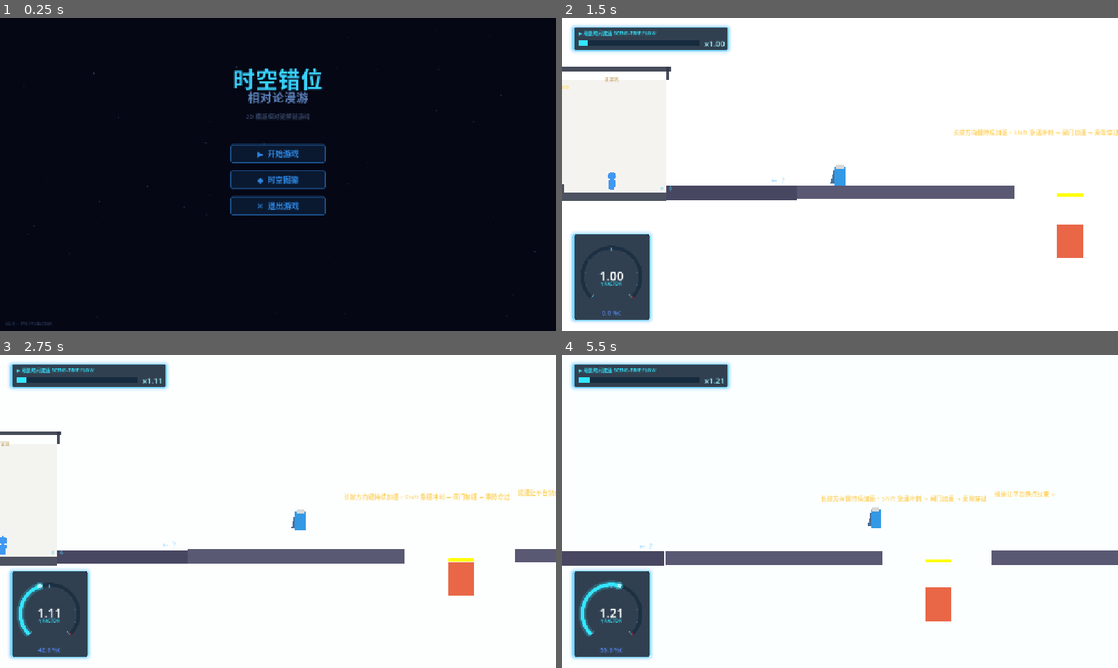
Above: before the commit, frames 1-4 (two rows, left to right).
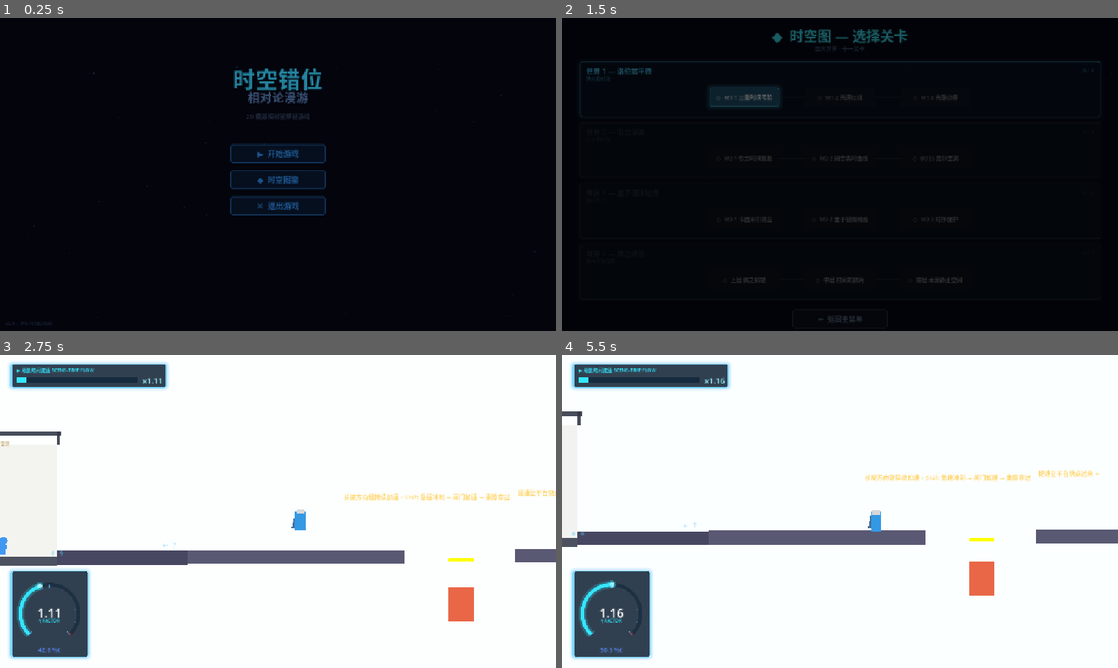
Above: after the commit, the same moments.

Repository: moss-550-w/Relativity-Puzzle
Game: Godot game, scene res://scenes/ui/main_menu.tscn
Same seed, same stepped clock (60 frames per second), same inputs: the game is played once before the commit and once after it.
Inputs (mouse positions are in pixels of both pictures, inside the frame that each line leads up to):
- Up to frame 1 (0.25 s): no input
- Up to frame 2 (1.5 s): click "▶ 开始游戏" at 0.5 s; click (745, 96) at 1.25 s, where only the run after the commit has a clickable "◇ M1-1 三重时间考验"
- Up to frame 3 (2.75 s): hold D (move_right) from 2.03 s (still down); hold Space (jump) from 2.03 s (still down)
- Up to frame 4 (5.5 s): release Space (jump) at 2.78 s; tap F (grab) at 2.85 s; tap Space (jump) at 3.02, 3.05, 3.32, 4.52, 4.55, 4.82 s; release D (move_right) at 3.53 s; hold A (move_left) 3.53-4.28 s; hold Space (jump) 3.53-4.28 s; tap E (observe) at 3.6 s; hold D (move_right) from 4.28 s (still down); tap Shift (sprint) at 4.35 s; hold Space (jump) from 5.03 s (still down)

The runs differ from the first frame. In frame 1, 1.9% of the frame differs, in the area x 5-93%, y 16-99%; in frame 2, 100%, in the area x 0-100%, y 0-100%; in frame 3, 1.3%; in frame 4, 9.7%.

Commit message:
feat: 添加关卡选择系统与场景过渡管理器
1. 新增全局场景过渡管理器TransitionLayer，统一实现场景切换淡入淡出效果
2. 完成关卡选择界面所有功能：世界面板、关卡按钮、进度追踪、星空背景
3. 重构全局游戏状态管理，添加关卡注册表、进度解锁/完成追踪逻辑
4. 更新主菜单、关卡结束界面、暂停菜单的场景跳转逻辑，统一使用过渡管理器
5. 更新设计文档标记关卡选择/过渡功能完成

Diff:
--- a/project.godot
+++ b/project.godot
@@ -24,6 +24,7 @@
 AudioManager="*res://scripts/autoload/audio_manager.gd"
 PlayerMetrics="*res://scripts/autoload/player_metrics.gd"
 EntropySystem="*res://scripts/autoload/entropy_system.gd"
+TransitionLayer="*res://scripts/autoload/transition_layer.gd"
 
 [display]
 
--- /dev/null
+++ b/scenes/ui/level_select.gd
@@ -0,0 +1,312 @@
+extends Control
+## 关卡选择界面 — 四大世界 · 十一关卡
+## 程序化构建：星空背景、世界面板、关卡按钮、进度标记
+
+
+const C_CYAN := Color(0.2, 0.9, 1.0)
+const C_GOLD := Color(1.0, 0.85, 0.3)
+const C_DIM := Color(0.25, 0.28, 0.35, 0.5)
+const C_PANEL_BG := Color(0.03, 0.07, 0.12, 0.82)
+const C_PANEL_EDGE := Color(0.2, 0.8, 1.0, 0.4)
+
+var _particles: Array = []
+var _t: float = 0.0
+
+
+func _ready() -> void:
+	_build_background()
+	_build_title()
+	_build_world_panels()
+	_build_back_button()
+	TransitionLayer.fade_in()
+
+
+func _process(delta: float) -> void:
+	_t += delta
+	for dot in _particles:
+		var speed: float = dot.get_meta("speed", 15.0)
+		var phase: float = dot.get_meta("phase", 0.0)
+		dot.position.y += speed * delta
+		if dot.position.y > 730:
+			dot.position.y = -10
+		dot.modulate.a = 0.12 + absf(sin(_t * 1.8 + phase)) * 0.3
+
+
+# ============================================================
+# 星空背景
+# ============================================================
+
+func _build_background() -> void:
+	var bg := ColorRect.new()
+	bg.name = "Background"
+	bg.set_anchors_preset(PRESET_FULL_RECT)
+	bg.color = Color(0.02, 0.03, 0.08, 1.0)
+	add_child(bg)
+
+	for i in 50:
+		var dot := ColorRect.new()
+		dot.size = Vector2(randf_range(1.5, 3.5), randf_range(1.5, 3.5))
+		dot.position = Vector2(randf_range(0, 1280), randf_range(0, 720))
+		dot.color = Color(0.5, 0.7, 1.0, randf_range(0.1, 0.5))
+		dot.mouse_filter = MOUSE_FILTER_IGNORE
+		dot.set_meta("speed", randf_range(6.0, 20.0))
+		dot.set_meta("phase", randf() * TAU)
+		_particles.append(dot)
+		add_child(dot)
+
+
+# ============================================================
+# 标题
+# ============================================================
+
+func _build_title() -> void:
+	var title := Label.new()
+	title.name = "Title"
+	title.text = "◆  时空图 — 选择关卡"
+	title.horizontal_alignment = HORIZONTAL_ALIGNMENT_CENTER
+	title.set_anchors_preset(PRESET_CENTER_TOP)
+	title.position = Vector2(-350, 16)
+	title.size = Vector2(700, 48)
+	title.add_theme_font_size_override("font_size", 32)
+	title.add_theme_color_override("font_color", C_CYAN)
+	add_child(title)
+
+	var subtitle := Label.new()
+	subtitle.name = "Subtitle"
+	subtitle.text = "四大世界 · 十一关卡"
+	subtitle.horizontal_alignment = HORIZONTAL_ALIGNMENT_CENTER
+	subtitle.set_anchors_preset(PRESET_CENTER_TOP)
+	subtitle.position = Vector2(-350, 60)
+	subtitle.size = Vector2(700, 24)
+	subtitle.add_theme_font_size_override("font_size", 13)
+	subtitle.add_theme_color_override("font_color", Color(0.4, 0.6, 0.8, 0.5))
+	add_child(subtitle)
+
+	# 标题呼吸脉冲
+	var glow_tween := create_tween()
+	glow_tween.set_loops()
+	glow_tween.tween_property(title, "theme_override_colors/font_color", Color(0.4, 1.0, 1.0, 1.0), 2.0)
+	glow_tween.tween_property(title, "theme_override_colors/font_color", C_CYAN, 2.0)
+
+
+# ============================================================
+# 世界面板
+# ============================================================
+
+func _build_world_panels() -> void:
+	var worlds: Array = GameState.LEVEL_REGISTRY.keys()
+	worlds.sort()
+
+	for wi in worlds.size():
+		var world: int = worlds[wi] as int
+		var data: Dictionary = GameState.LEVEL_REGISTRY[world]
+		var unlocked: bool = GameState.is_world_unlocked(world)
+		var y: float = 100.0 + wi * 140.0
+		_build_world_panel(world, data, unlocked, y)
+
+
+func _build_world_panel(world: int, data: Dictionary, unlocked: bool, y_pos: float) -> void:
+	var col: Color = data.get("color", C_CYAN)
+	if not unlocked:
+		col = C_DIM
+
+	# 面板背景
+	var panel := Panel.new()
+	panel.name = "WorldPanel_%d" % world
+	panel.position = Vector2(40, y_pos)
+	panel.size = Vector2(1200, 128)
+	var psb := StyleBoxFlat.new()
+	psb.bg_color = C_PANEL_BG
+	psb.border_color = Color(col.r, col.g, col.b, 0.3)
+	psb.set_border_width_all(1)
+	psb.border_width_left = 3
+	psb.set_corner_radius_all(6)
+	psb.shadow_color = Color(col.r, col.g, col.b, 0.1)
+	psb.shadow_size = 8
+	panel.add_theme_stylebox_override("panel", psb)
+	add_child(panel)
+
+	# 世界名称 + 副标题
+	var name_label := Label.new()
+	name_label.text = "世界 %d — %s" % [world, data.get("name", "???")]
+	name_label.position = Vector2(16, 10)
+	name_label.size = Vector2(400, 22)
+	name_label.add_theme_font_size_override("font_size", 16)
+	if unlocked:
+		name_label.add_theme_color_override("font_color", col)
+	else:
+		name_label.add_theme_color_override("font_color", C_DIM)
+	panel.add_child(name_label)
+
+	var sub_label := Label.new()
+	sub_label.text = data.get("subtitle", "")
+	sub_label.position = Vector2(16, 30)
+	sub_label.size = Vector2(300, 16)
+	sub_label.add_theme_font_size_override("font_size", 11)
+	sub_label.add_theme_color_override("font_color", Color(col.r, col.g, col.b, 0.45))
+	panel.add_child(sub_label)
+
+	# 进度统计（右上角）
+	var completed_count := _count_completed_in_world(world)
+	var total_count: int = (data.get("levels", []) as Array).size()
+	var stats := Label.new()
+	stats.text = "%d / %d" % [completed_count, total_count]
+	stats.position = Vector2(1120, 12)
+	stats.size = Vector2(64, 18)
+	stats.horizontal_alignment = HORIZONTAL_ALIGNMENT_RIGHT
+	stats.add_theme_font_size_override("font_size", 12)
+	stats.add_theme_color_override("font_color", col if completed_count == total_count else Color(col.r, col.g, col.b, 0.4))
+	panel.add_child(stats)
+
+	# 关卡按钮
+	var levels: Array = data.get("levels", [])
+	if levels.is_empty():
+		return
+
+	var btn_width: float = 160.0
+	var btn_height: float = 44.0
+	var total_btn_width: float = levels.size() * btn_width + (levels.size() - 1) * 60.0
+	var start_x: float = (1200.0 - total_btn_width) / 2.0
+
+	for li in levels.size():
+		var lv: Dictionary = levels[li]
+		var lv_id: int = lv["id"]
+		var lv_completed: bool = GameState.is_level_completed(world, lv_id)
+		var lv_unlocked: bool = GameState.is_level_unlocked(world, lv_id)
+		var bx: float = start_x + li * (btn_width + 60.0)
+		var by: float = 60.0
+
+		_build_level_button(panel, world, lv, lv_completed, lv_unlocked, col, bx, by, btn_width, btn_height)
+
+		# 连接线（非最后一个）
+		if li < levels.size() - 1:
+			var line := ColorRect.new()
+			line.name = "Line_%d" % li
+			line.position = Vector2(bx + btn_width, by + btn_height / 2.0 - 1.0)
+			line.size = Vector2(60.0, 2.0)
+			line.color = Color(col.r, col.g, col.b, 0.3) if lv_completed else Color(0.2, 0.24, 0.3, 0.3)
+			line.mouse_filter = MOUSE_FILTER_IGNORE
+			panel.add_child(line)
+
+
+func _build_level_button(panel: Panel, world: int, lv: Dictionary, completed: bool, unlocked: bool, world_col: Color, x: float, y: float, w: float, h: float) -> void:
+	var btn := Button.new()
+	btn.name = "LevelBtn_%d_%d" % [world, lv["id"]]
+	btn.position = Vector2(x, y)
+	btn.size = Vector2(w, h)
+	btn.add_theme_font_size_override("font_size", 13)
+
+	var icon: String
+	var label_col: Color
+	if completed:
+		icon = "◆"
+		label_col = C_GOLD
+	elif unlocked:
+		icon = "◇"
+		label_col = Color(0.5, 0.9, 1.0, 0.85)
+	else:
+		icon = "◇"
+		label_col = C_DIM
+
+	btn.text = "%s  %s" % [icon, lv.get("name", "???")]
+
+	# 样式
+	var sb := StyleBoxFlat.new()
+	if completed:
+		sb.bg_color = Color(world_col.r, world_col.g, world_col.b, 0.08)
+		sb.border_color = C_GOLD
+	elif unlocked:
+		sb.bg_color = Color(world_col.r, world_col.g, world_col.b, 0.06)
+		sb.border_color = Color(world_col.r, world_col.g, world_col.b, 0.45)
+	else:
+		sb.bg_color = Color(0.04, 0.05, 0.08, 0.5)
+		sb.border_color = Color(0.15, 0.18, 0.22, 0.3)
+	sb.set_border_width_all(1)
+	sb.set_corner_radius_all(4)
+	btn.add_theme_stylebox_override("normal", sb)
+
+	var sb_h := StyleBoxFlat.new()
+	if completed:
+		sb_h.bg_color = Color(world_col.r, world_col.g, world_col.b, 0.18)
+		sb_h.border_color = C_GOLD
+	elif unlocked:
+		sb_h.bg_color = Color(world_col.r, world_col.g, world_col.b, 0.15)
+		sb_h.border_color = Color(world_col.r, world_col.g, world_col.b, 0.75)
+	else:
+		sb_h.bg_color = Color(0.04, 0.05, 0.08, 0.5)
+		sb_h.border_color = Color(0.15, 0.18, 0.22, 0.3)
+	sb_h.set_border_width_all(1)
+	sb_h.set_corner_radius_all(4)
+	sb_h.shadow_color = Color(world_col.r, world_col.g, world_col.b, 0.25)
+	sb_h.shadow_size = 10
+	btn.add_theme_stylebox_override("hover", sb_h)
+
+	btn.add_theme_color_override("font_color", label_col)
+	btn.add_theme_color_override("font_hover_color", Color(1, 1, 1, 1))
+
+	if unlocked:
+		btn.pressed.connect(_on_level_pressed.bind(lv["scene"], world, lv["id"]))
+	else:
+		btn.disabled = true
+
+	panel.add_child(btn)
+
+
+func _on_level_pressed(scene_path: String, world: int, level: int) -> void:
+	GameState.current_world = world
+	GameState.current_level = level
+	TransitionLayer.transition_to(scene_path)
+
+
+# ============================================================
+# 返回按钮
+# ============================================================
+
+func _build_back_button() -> void:
+	var btn := Button.new()
+	btn.text = "←  返回主菜单"
+	btn.set_anchors_preset(PRESET_CENTER_BOTTOM)
+	btn.position = Vector2(-110, -50)
+	btn.size = Vector2(220, 44)
+	btn.add_theme_font_size_override("font_size", 16)
+
+	var col := Color(0.5, 0.5, 0.6)
+	var sb := StyleBoxFlat.new()
+	sb.bg_color = Color(col.r, col.g, col.b, 0.08)
+	sb.border_color = Color(col.r, col.g, col.b, 0.3)
+	sb.set_border_width_all(2)
+	sb.set_corner_radius_all(6)
+	btn.add_theme_stylebox_override("normal", sb)
+
+	var sb_h := StyleBoxFlat.new()
+	sb_h.bg_color = Color(col.r, col.g, col.b, 0.2)
+	sb_h.border_color = Color(col.r, col.g, col.b, 0.6)
+	sb_h.set_border_width_all(2)
+	sb_h.set_corner_radius_all(6)
+	sb_h.shadow_color = Color(col.r, col.g, col.b, 0.2)
+	sb_h.shadow_size = 10
+	btn.add_theme_stylebox_override("hover", sb_h)
+
+	btn.add_theme_color_override("font_color", Color(0.5, 0.6, 0.7, 0.7))
+	btn.add_theme_color_override("font_hover_color", Color(1, 1, 1, 1))
+
+	btn.pressed.connect(func(): TransitionLayer.transition_to("res://scenes/ui/main_menu.tscn"))
+	add_child(btn)
+
+
+# ============================================================
+# 输入
+# ============================================================
+
+func _unhandled_input(event: InputEvent) -> void:
+	if event.is_action_pressed("ui_cancel"):
+		TransitionLayer.transition_to("res://scenes/ui/main_menu.tscn")
+
+
+# ============================================================
+# 工具
+# ============================================================
+
+func _count_completed_in_world(world: int) -> int:
+	var arr: Array = GameState.completed_levels.get(world, []) as Array
+	return arr.size()
--- /dev/null
+++ b/scenes/ui/level_select.tscn
@@ -0,0 +1,12 @@
+[gd_scene load_steps=2 format=3 uid="uid://level_select"]
+
+[ext_resource type="Script" path="res://scenes/ui/level_select.gd" id="1_script"]
+
+[node name="LevelSelect" type="Control"]
+layout_mode = 3
+anchors_preset = 15
+anchor_right = 1.0
+anchor_bottom = 1.0
+grow_horizontal = 2
+grow_vertical = 2
+script = ExtResource("1_script")
--- a/scenes/ui/main_menu.gd
+++ b/scenes/ui/main_menu.gd
@@ -44,6 +44,7 @@
 	_build_buttons()
 	_build_codex_panel()
 	_build_version()
+	TransitionLayer.fade_in()
 
 
 # ============================================================
@@ -534,7 +535,7 @@
 # ============================================================
 
 func _on_start() -> void:
-	get_tree().change_scene_to_file("res://scenes/world_1_lorentz/level_1_1.tscn")
+	TransitionLayer.transition_to("res://scenes/ui/level_select.tscn")
 
 
 func _on_quit() -> void:
--- a/scenes/world_1_lorentz/level_base.gd
+++ b/scenes/world_1_lorentz/level_base.gd
@@ -36,6 +36,7 @@
 	GameState.puzzle_reset.connect(_on_puzzle_reset)
 	GameState.level_completed.connect(_on_level_completed)
 	_on_level_ready()
+	TransitionLayer.fade_in()
 
 
 ## 子类钩子：所有基础设施就绪后调用
@@ -131,6 +132,9 @@
 	_reset_level()
 
 
+var _complete_layer: CanvasLayer = null
+
+
 func _on_level_completed(_name: String) -> void:
 	if _level_done:
 		return
@@ -138,22 +142,102 @@
 	if _player and _player.has_method("set_frozen"):
 		_player.set_frozen(true)
 
-	var full := complete_text
-	if next_level_path != "":
-		full += "\n\n按 空格 进入下一关"
-
+	var next_level: Dictionary = GameState.get_next_level(GameState.current_world, GameState.current_level)
+
+	_complete_layer = CanvasLayer.new()
+	_complete_layer.name = "CompleteLayer"
+	_complete_layer.layer = 100
+	_complete_layer.process_mode = Node.PROCESS_MODE_ALWAYS
+	add_child(_complete_layer)
+
+	# 半透明遮罩
+	var overlay := ColorRect.new()
+	overlay.set_anchors_preset(Control.PRESET_FULL_RECT)
+	overlay.color = Color(0.0, 0.0, 0.0, 0.6)
+	overlay.mouse_filter = Control.MOUSE_FILTER_STOP
+	_complete_layer.add_child(overlay)
+
+	# 面板
+	var panel := Panel.new()
+	panel.name = "CompletePanel"
+	panel.position = Vector2(340, 160)
+	panel.size = Vector2(600, 400)
+	var psb := StyleBoxFlat.new()
+	psb.bg_color = Color(0.03, 0.06, 0.14, 0.95)
+	psb.border_color = Color(0.2, 0.8, 1.0, 0.6)
+	psb.set_border_width_all(2)
+	psb.border_width_left = 4
+	psb.set_corner_radius_all(10)
+	psb.shadow_color = Color(0.1, 0.6, 1.0, 0.25)
+	psb.shadow_size = 20
+	panel.add_theme_stylebox_override("panel", psb)
+	_complete_layer.add_child(panel)
+
+	# 标题
+	var title := Label.new()
+	title.text = "◆  关卡完成"
+	title.position = Vector2(0, 30)
+	title.size = Vector2(600, 40)
+	title.horizontal_alignment = HORIZONTAL_ALIGNMENT_CENTER
+	title.add_theme_font_size_override("font_size", 30)
+	title.add_theme_color_override("font_color", Color(0.2, 0.8, 1.0, 1.0))
+	panel.add_child(title)
+
+	# 完成文案
 	var msg := Label.new()
-	msg.text = full
+	msg.text = complete_text
+	msg.position = Vector2(40, 85)
+	msg.size = Vector2(520, 40)
 	msg.horizontal_alignment = HORIZONTAL_ALIGNMENT_CENTER
-	msg.vertical_alignment = VERTICAL_ALIGNMENT_CENTER
-	msg.add_theme_font_size_override("font_size", 36)
+	msg.add_theme_font_size_override("font_size", 20)
 	msg.add_theme_color_override("font_color", Color.GOLD)
-	msg.set_anchors_and_offsets_preset(Control.PRESET_FULL_RECT)
-
-	var layer := CanvasLayer.new()
-	layer.layer = 100
-	layer.add_child(msg)
-	add_child(layer)
+	panel.add_child(msg)
+
+	# 按钮
+	var btn_y := 160.0
+	var btns: Array = []
+
+	if not next_level.is_empty():
+		btns.append({"text": "▶  下一关", "cb": func():
+			GameState.current_world = next_level.get("world", GameState.current_world)
+			GameState.current_level = next_level["id"]
+			TransitionLayer.transition_to(next_level["scene"])
+		})
+
+	btns.append({"text": "↺  重新挑战", "cb": func():
+		if _complete_layer:
+			_complete_layer.queue_free()
+			_complete_layer = null
+		_level_done = false
+		GameState.reset_current_puzzle()
+	})
+
+	btns.append({"text": "◆  返回选关", "cb": func():
+		TransitionLayer.transition_to("res://scenes/ui/level_select.tscn")
+	})
+
+	for i in btns.size():
+		var btn := Button.new()
+		btn.text = btns[i]["text"]
+		btn.position = Vector2(190, btn_y + i * 60)
+		btn.size = Vector2(220, 44)
+		btn.add_theme_font_size_override("font_size", 17)
+		btn.pressed.connect(btns[i]["cb"])
+		_pause_style_btn(btn)
+		panel.add_child(btn)
+
+	# 底部提示
+	var hint := Label.new()
+	if not next_level.is_empty():
+		hint.text = "按 空格 进入下一关"
+	else:
+		hint.text = "恭喜！你已完成本世界全部关卡"
+	hint.position = Vector2(0, 360)
+	hint.size = Vector2(600, 20)
+	hint.horizontal_alignment = HORIZONTAL_ALIGNMENT_CENTER
+	hint.add_theme_font_size_override("font_size", 11)
+	hint.add_theme_color_override("font_color", Color(0.3, 0.5, 0.7, 0.5))
+	panel.add_child(hint)
 
 
 func _unhandled_input(event: InputEvent) -> void:
@@ -162,10 +246,13 @@
 		_toggle_pause()
 		return
 
-	# 完成后按跳跃键进入下一关
-	if _level_done and next_level_path != "" and event.is_action_pressed("jump"):
-		GameState.current_level += 1
-		get_tree().change_scene_to_file(next_level_path)
+	# 完成后按跳跃/空格进入下一关
+	if _level_done and event.is_action_pressed("jump"):
+		var next_level: Dictionary = GameState.get_next_level(GameState.current_world, GameState.current_level)
+		if not next_level.is_empty():
+			GameState.current_world = next_level.get("world", GameState.current_world)
+			GameState.current_level = next_level["id"]
+			TransitionLayer.transition_to(next_level["scene"])
 
 
 # ============================================================
@@ -235,7 +322,7 @@
 	var btns := [
 		{"text": "▶  继续游戏", "cb": func(): _toggle_pause()},
 		{"text": "↺  重新开始", "cb": func(): _toggle_pause(); GameState.reset_current_puzzle()},
-		{"text": "🏠  返回主菜单", "cb": func(): _toggle_pause(); get_tree().change_scene_to_file("res://scenes/ui/main_menu.tscn")},
+		{"text": "🏠  返回选关", "cb": func(): _toggle_pause(); TransitionLayer.transition_to("res://scenes/ui/level_select.tscn")},
 	]
 	for i in btns.size():
 		var btn := Button.new()
@@ -299,9 +386,16 @@
 
 func _reset_level() -> void:
 	TimeManager.reset()
+	# 清理完成面板
+	if _complete_layer:
+		_complete_layer.queue_free()
+		_complete_layer = null
+	_level_done = false
 	if _player:
 		_player.velocity = Vector2.ZERO
 		_player.global_position = player_spawn
+		if _player.has_method("set_frozen"):
+			_player.set_frozen(false)
 	for node in _resettables:
 		if is_instance_valid(node) and node.has_method("reset_state"):
 			node.reset_state()
--- a/scenes/world_4_entropy/level_4_bottom.gd
+++ b/scenes/world_4_entropy/level_4_bottom.gd
@@ -97,6 +97,10 @@
 	if _idle_time < 120.0:
 		return
 	_ending_triggered = true
+
+	# 标记底层关卡完成
+	GameState.mark_level_completed(GameState.current_world, GameState.current_level)
+
 	var ending: int = PlayerMetrics.determine_ending()
 
 	if _player and _player.has_method("set_frozen"):
@@ -112,6 +116,19 @@
 		_:
 			ending_text = "[ 奔赴未来 ]\n\n你选择向前。\n未来永远是开放的。"
 
+	var layer := CanvasLayer.new()
+	layer.name = "EndingLayer"
+	layer.layer = 100
+	layer.process_mode = Node.PROCESS_MODE_ALWAYS
+	add_child(layer)
+
+	# 半透明遮罩
+	var overlay := ColorRect.new()
+	overlay.set_anchors_preset(Control.PRESET_FULL_RECT)
+	overlay.color = Color(0.0, 0.0, 0.0, 0.7)
+	overlay.mouse_filter = Control.MOUSE_FILTER_STOP
+	layer.add_child(overlay)
+
 	var msg := Label.new()
 	msg.text = ending_text
 	msg.horizontal_alignment = HORIZONTAL_ALIGNMENT_CENTER
@@ -119,8 +136,30 @@
 	msg.set_anchors_preset(Control.PRESET_FULL_RECT)
 	msg.add_theme_font_size_override("font_size", 36)
 	msg.add_theme_color_override("font_color", Color.GOLD)
+	layer.add_child(msg)
 
-	var layer := CanvasLayer.new()
-	layer.layer = 100
-	layer.add_child(msg)
-	add_child(layer)
+	# 返回按钮
+	var btn := Button.new()
+	btn.text = "◆  返回时空图"
+	btn.set_anchors_preset(Control.PRESET_CENTER_BOTTOM)
+	btn.position = Vector2(-110, -60)
+	btn.size = Vector2(220, 44)
+	btn.add_theme_font_size_override("font_size", 16)
+	var sb := StyleBoxFlat.new()
+	sb.bg_color = Color(0.03, 0.06, 0.14, 0.9)
+	sb.border_color = Color(0.2, 0.8, 1.0, 0.5)
+	sb.set_border_width_all(2)
+	sb.set_corner_radius_all(6)
+	btn.add_theme_stylebox_override("normal", sb)
+	var sb_h := StyleBoxFlat.new()
+	sb_h.bg_color = Color(0.06, 0.12, 0.22, 0.95)
+	sb_h.border_color = Color(0.2, 0.8, 1.0, 0.8)
+	sb_h.set_border_width_all(2)
+	sb_h.set_corner_radius_all(6)
+	sb_h.shadow_color = Color(0.1, 0.6, 1.0, 0.3)
+	sb_h.shadow_size = 12
+	btn.add_theme_stylebox_override("hover", sb_h)
+	btn.add_theme_color_override("font_color", Color(0.2, 0.8, 1.0, 0.8))
+	btn.add_theme_color_override("font_hover_color", Color.WHITE)
+	btn.pressed.connect(func(): TransitionLayer.transition_to("res://scenes/ui/level_select.tscn"))
+	layer.add_child(btn)
--- a/scripts/autoload/game_state.gd
+++ b/scripts/autoload/game_state.gd
@@ -1,6 +1,6 @@
 extends Node
 ## GameState — 游戏全局状态管理
-## 当前世界/关卡索引、暂停、谜题重置信号
+## 当前世界/关卡索引、暂停、谜题重置信号、进度追踪、关卡注册表
 
 
 # ---- 枚举 ----
@@ -11,6 +11,53 @@
 	WORLD_3_QUANTUM = 3,
 	WORLD_4_ENTROPY = 4,
 }
+
+
+# ---- 关卡注册表 ----
+
+const LEVEL_REGISTRY: Dictionary = {
+	World.WORLD_1_LORENTZ: {
+		"name": "洛伦兹平原",
+		"subtitle": "狭义相对论",
+		"color": Color(0.3, 0.8, 1.0),
+		"levels": [
+			{"id": 1, "name": "M1-1 三重时间考验", "scene": "res://scenes/world_1_lorentz/level_1_1.tscn"},
+			{"id": 2, "name": "M1-2 光速红线", "scene": "res://scenes/world_1_lorentz/level_1_2.tscn"},
+			{"id": 3, "name": "M1-3 光锥边界", "scene": "res://scenes/world_1_lorentz/level_1_3.tscn"},
+		],
+	},
+	World.WORLD_2_GRAVITY: {
+		"name": "引力深渊",
+		"subtitle": "广义相对论",
+		"color": Color(0.6, 0.4, 1.0),
+		"levels": [
+			{"id": 1, "name": "M2-1 引力时间膨胀", "scene": "res://scenes/world_2_gravity/level_2_1.tscn"},
+			{"id": 2, "name": "M2-2 闭合类时曲线", "scene": "res://scenes/world_2_gravity/level_2_2.tscn"},
+			{"id": 3, "name": "BOSS 克尔黑洞", "scene": "res://scenes/world_2_gravity/boss_ker_blackhole.tscn"},
+		],
+	},
+	World.WORLD_3_QUANTUM: {
+		"name": "量子泡沫秘境",
+		"subtitle": "量子引力",
+		"color": Color(0.3, 1.0, 0.6),
+		"levels": [
+			{"id": 1, "name": "M3-1 卡西米尔效应", "scene": "res://scenes/world_3_quantum/level_3_1.tscn"},
+			{"id": 2, "name": "M3-2 量子裂隙网络", "scene": "res://scenes/world_3_quantum/level_3_2.tscn"},
+			{"id": 3, "name": "M3-3 时序保护", "scene": "res://scenes/world_3_quantum/level_3_3.tscn"},
+		],
+	},
+	World.WORLD_4_ENTROPY: {
+		"name": "熵之终焉",
+		"subtitle": "熵与时间本质",
+		"color": Color(1.0, 0.7, 0.3),
+		"levels": [
+			{"id": 1, "name": "上层 熵之斜坡", "scene": "res://scenes/world_4_entropy/level_4_upper.tscn"},
+			{"id": 2, "name": "中层 时间的碎片", "scene": "res://scenes/world_4_entropy/level_4_middle.tscn"},
+			{"id": 3, "name": "底层 本源静止空间", "scene": "res://scenes/world_4_entropy/level_4_bottom.tscn"},
+		],
+	},
+}
+
 
 # ---- 状态 ----
 
@@ -23,12 +70,100 @@
 ## 是否已获得二段跳能力（克尔黑洞 BOSS 关解锁，持久生效）
 var double_jump_unlocked: bool = false
 
+## 已完成关卡：{ World: [level_id, ...] }
+var completed_levels: Dictionary = {}
+
+
 # ---- 信号 ----
 
 signal puzzle_reset
 signal level_completed(level_name: String)
 
-# ---- 方法 ----
+
+# ---- 进度查询 ----
+
+## 某关是否已解锁（前关已完成 或 为第一关且世界已解锁）
+func is_level_unlocked(world: World, level: int) -> bool:
+	if not is_world_unlocked(world):
+		return false
+	if level == 1:
+		return true
+	return is_level_completed(world, level - 1)
+
+
+## 某世界是否已解锁
+func is_world_unlocked(world: World) -> bool:
+	if world == World.WORLD_1_LORENTZ:
+		return true
+	var prev_world: int = world - 1
+	var prev_data: Dictionary = LEVEL_REGISTRY.get(prev_world, {})
+	var prev_levels: Array = prev_data.get("levels", [])
+	if prev_levels.is_empty():
+		return false
+	var last_level: int = prev_levels[-1]["id"]
+	return is_level_completed(prev_world, last_level)
+
+
+## 某关是否已完成
+func is_level_completed(world: World, level: int) -> bool:
+	return (completed_levels.get(world, []) as Array).has(level)
+
+
+## 获取下一关数据（含 world 字段），无则返回空 {}
+func get_next_level(world: World, level: int) -> Dictionary:
+	var world_data: Dictionary = LEVEL_REGISTRY.get(world, {})
+	var levels: Array = world_data.get("levels", [])
+	var next_id: int = level + 1
+	for lv in levels:
+		if lv["id"] == next_id:
+			var result: Dictionary = lv.duplicate()
+			result["world"] = world
+			return result
+	# 跨世界：当前世界最后关 → 下一世界第一关
+	var next_world: int = world + 1
+	var next_data: Dictionary = LEVEL_REGISTRY.get(next_world, {})
+	var next_levels: Array = next_data.get("levels", [])
+	if next_levels.is_empty():
+		return {}
+	var result: Dictionary = (next_levels[0] as Dictionary).duplicate()
+	result["world"] = next_world
+	return result
+
+
+## 查某关元数据
+func get_level_data(world: World, level: int) -> Dictionary:
+	var world_data: Dictionary = LEVEL_REGISTRY.get(world, {})
+	for lv in world_data.get("levels", []):
+		if lv["id"] == level:
+			return lv
+	return {}
+
+
+# ---- 进度变更 ----
+
+## 标记关卡完成 + 自动解锁下一关
+func mark_level_completed(world: World, level: int) -> void:
+	if not completed_levels.has(world):
+		completed_levels[world] = []
+	var arr: Array = completed_levels[world] as Array
+	if not arr.has(level):
+		arr.append(level)
+
+
+## 是否有任何进度
+func has_any_progress() -> bool:
+	return not completed_levels.is_empty()
+
+
+## 重置所有进度（新游戏）
+func reset_progress() -> void:
+	completed_levels.clear()
+	current_world = World.WORLD_1_LORENTZ
+	current_level = 1
+	double_jump_unlocked = false
+
+
+# ---- 谜题 / 关卡操作 ----
 
 ## 重置当前谜题（无惩罚）
 func reset_current_puzzle() -> void:
@@ -38,4 +173,5 @@
 
 ## 关卡完成
 func complete_level() -> void:
+	mark_level_completed(current_world, current_level)
 	level_completed.emit("%s_L%d" % [World.keys()[current_world - 1], current_level])
--- /dev/null
+++ b/scripts/autoload/transition_layer.gd
@@ -0,0 +1,42 @@
+extends CanvasLayer
+## TransitionLayer — 场景过渡管理器
+## 所有场景切换统一经此：淡出 → change_scene → 新场景 _ready 淡入
+
+
+var _fade_rect: ColorRect = null
+var _is_transitioning: bool = false
+
+
+func _ready() -> void:
+	layer = 1000
+	_fade_rect = ColorRect.new()
+	_fade_rect.name = "FadeRect"
+	_fade_rect.set_anchors_preset(Control.PRESET_FULL_RECT)
+	_fade_rect.color = Color(0, 0, 0, 0)
+	_fade_rect.mouse_filter = Control.MOUSE_FILTER_IGNORE
+	add_child(_fade_rect)
+
+
+## 带淡出过渡的场景切换
+func transition_to(scene_path: String) -> void:
+	if _is_transitioning:
+		return
+	_is_transitioning = true
+	var tw := create_tween()
+	tw.set_ease(Tween.EASE_IN)
+	tw.tween_property(_fade_rect, "color:a", 1.0, 0.3)
+	tw.tween_callback(func() -> void:
+		get_tree().change_scene_to_file(scene_path)
+	)
+
+
+## 新场景 _ready 末尾调用，淡入画面
+func fade_in() -> void:
+	# 确保遮罩初始为全黑（场景切换后颜色重置）
+	_fade_rect.color = Color(0, 0, 0, 1)
+	var tw := create_tween()
+	tw.set_ease(Tween.EASE_OUT)
+	tw.tween_property(_fade_rect, "color:a", 0.0, 0.4)
+	tw.tween_callback(func() -> void:
+		_is_transitioning = false
+	)
Not shown, added: scenes/ui/level_select.gd.uid
Not shown, added: scripts/autoload/transition_layer.gd.uid
Not shown, changed: docs/design-doc.md
